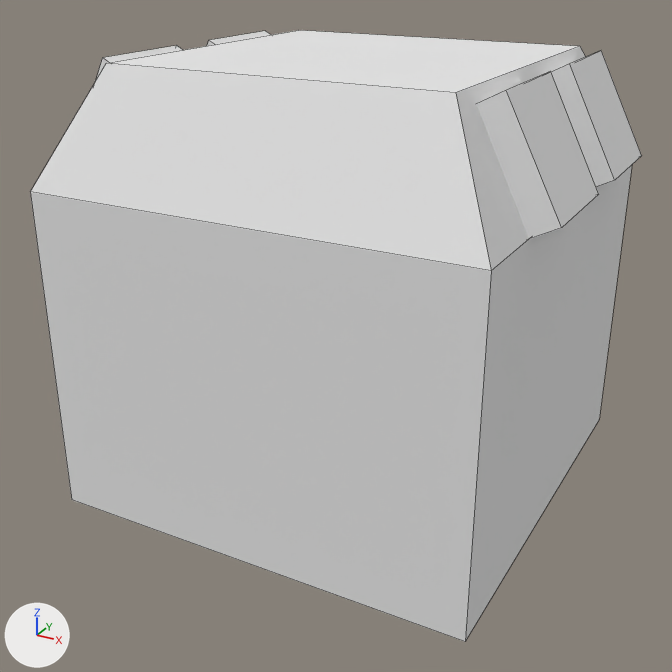
Before and after pictures for a commit that changed the OBJ model src/main/resources/assets/arshermetica/models/block/alchemical_engine.obj.
Before and after are seen from a camera (50 mm lens) standing at (1.458, -2.344, 1.25) and looking at (0.485, -0.576, 0.366). Lighting does not change. The marker at lower left points along +X, +Y and +Z. Mesh edges are drawn as thin lines. Where no turn or scale is listed for an object, it has been applied to the vertices.
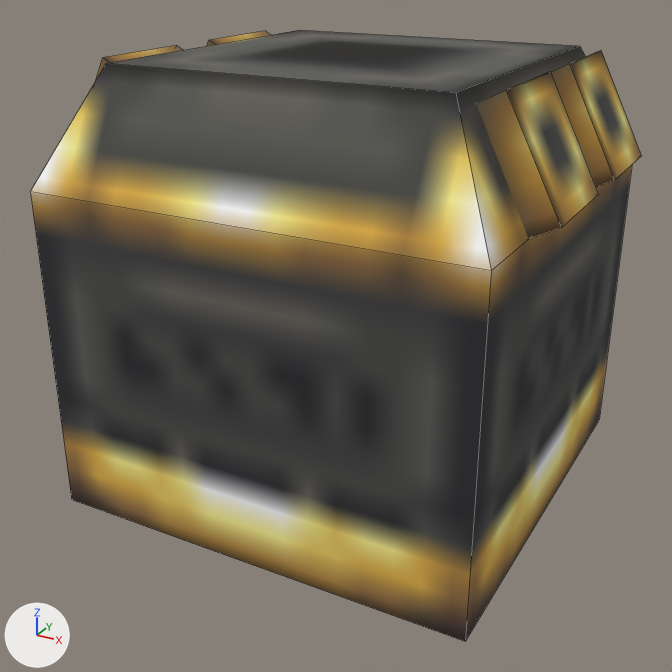
Commit message: Alchemical Engine new model

Changed parts and their boxes (x1, y1, x2, y2) in the pictures (672 x 672 px):
'cube.002', surface changed (white to grey)
    both: (30, 30, 632, 641)
'cube.004', surface changed (grey to brown)
    both: (476, 72, 599, 239)
'cube.001', surface changed (grey to brown)
    both: (551, 51, 642, 187)
'cube', surface changed (white to brown)
    both: (96, 45, 183, 80)
'cube.003', surface changed (white to brown)
    both: (207, 31, 271, 46)

The change, as a list of edits to the scene's bpy script:
```text
Add img_alchemical_engine:
    img_alchemical_engine = load_image('alchemical_engine', 'alchemical_engine.png', 32, 32, 'sRGB')
Change mat_m_ef5f6b1f_124c_cb56_6b1b_a7ae4fe44bc1:
    remove mat_m_ef5f6b1f_124c_cb56_6b1b_a7ae4fe44bc1.base_color = (0.8, 0.8, 0.8)  # white #e7e7e7
    add mat_m_ef5f6b1f_124c_cb56_6b1b_a7ae4fe44bc1.texture = img_alchemical_engine
```
